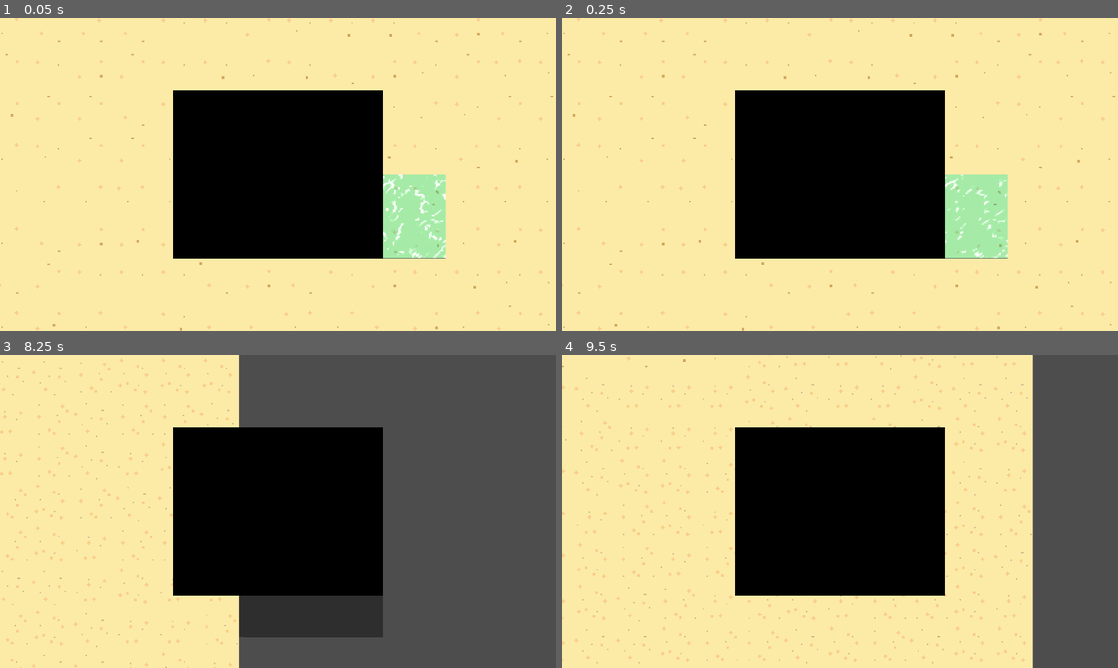
Above: before the commit, frames 1-4 (two rows, left to right).
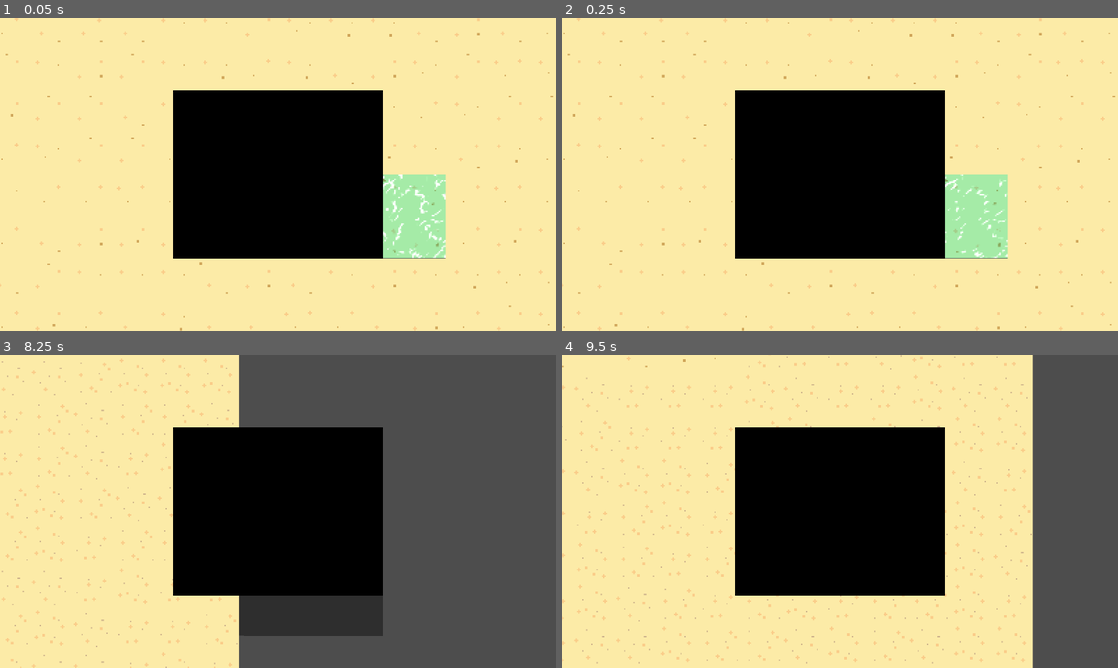
Above: after the commit, the same moments.

Repository: Lukko-Digital/Sift
Game: Godot game, scene res://scenes/main.tscn
Same seed, same stepped clock (60 frames per second), same inputs: the game is played once before the commit and once after it.
Inputs:
- Up to frame 1 (0.05 s): no input
- Up to frame 2 (0.25 s): no input
- Up to frame 3 (8.25 s): hold D (right) 0.53-1.28 s; tap Space (dash) every 0.75 s from 0.6 to 8.1 s; hold S (down) 1.28-2.03 s; hold D (right) 2.03-2.78 s; hold W (up) 2.78-3.53 s; hold A (left) 3.53-5.03 s; hold S (down) 5.03-5.78 s; hold D (right) 5.78-6.53 s; hold W (up) 6.53-7.28 s; hold D (right) 7.28-8.03 s; hold S (down) from 8.03 s (still down)
- Up to frame 4 (9.5 s): release S (down) at 8.78 s; hold A (left) from 8.78 s (still down); tap Space (dash) at 8.85 s

The runs differ from the first frame. In frame 1, less than 0.1% of the frame differs, in the area x 68-79%, y 51-75%; in frame 2, less than 0.1%; in frame 3, 0.1%, in the area x 43-69%, y 89-91%; in frame 4, nothing differs.

Commit message:
water shader offset bug

Diff:
--- a/scenes/player.tscn
+++ b/scenes/player.tscn
@@ -323,7 +323,7 @@
 [node name="Reflection" type="Sprite2D" parent="."]
 z_index = -15
 material = ExtResource("3_u1am7")
-position = Vector2(0, 32)
+position = Vector2(0, 31)
 texture = ExtResource("2_624xq")
 flip_v = true
 hframes = 163
--- a/scripts/shaders/water.gdshader
+++ b/scripts/shaders/water.gdshader
@@ -28,7 +28,7 @@
 	vec2 uv = local / vec2(textureSize(noise1, 0));
 	float depth = texture(noise1, uv + scroll1 * TIME).r * texture(noise2, uv + scroll2 * TIME).r;
 
-	vec2 distortion_uv = UV + distortion_strength * (depth - 0.5);
+	vec2 distortion_uv = UV + distortion_strength * (depth - 0.35);
 
 	vec4 screen_color = texture(TEXTURE, distortion_uv);
 
--- a/scripts/shaders/water_reflection_material.tres
+++ b/scripts/shaders/water_reflection_material.tres
@@ -7,11 +7,11 @@
 shader = ExtResource("1_oqx83")
 shader_parameter/scroll1 = Vector2(0.02, 0)
 shader_parameter/scroll2 = Vector2(-0.05, 0.02)
-shader_parameter/distortion_strength = 0.0003
+shader_parameter/distortion_strength = 0.0002
 shader_parameter/light_start = 0.0
 shader_parameter/light_end = 0.0
 shader_parameter/top_color = Color(0, 0, 0, 0)
-shader_parameter/view_to_local = Projection(4, 0, 0, 0, 0, 4, 0, 0, 0, 0, 4, 0, 0, 0, 0, 1)
+shader_parameter/view_to_local = Projection(1, 0, 0, 0, 0, 1, 0, 0, 0, 0, 1, 0, 0, 0, 0, 1)
 shader_parameter/transparency = Color(0.341176, 1, 1, 0.4)
 shader_parameter/noise1 = ExtResource("2_hpl2i")
 shader_parameter/noise2 = ExtResource("2_hpl2i")
